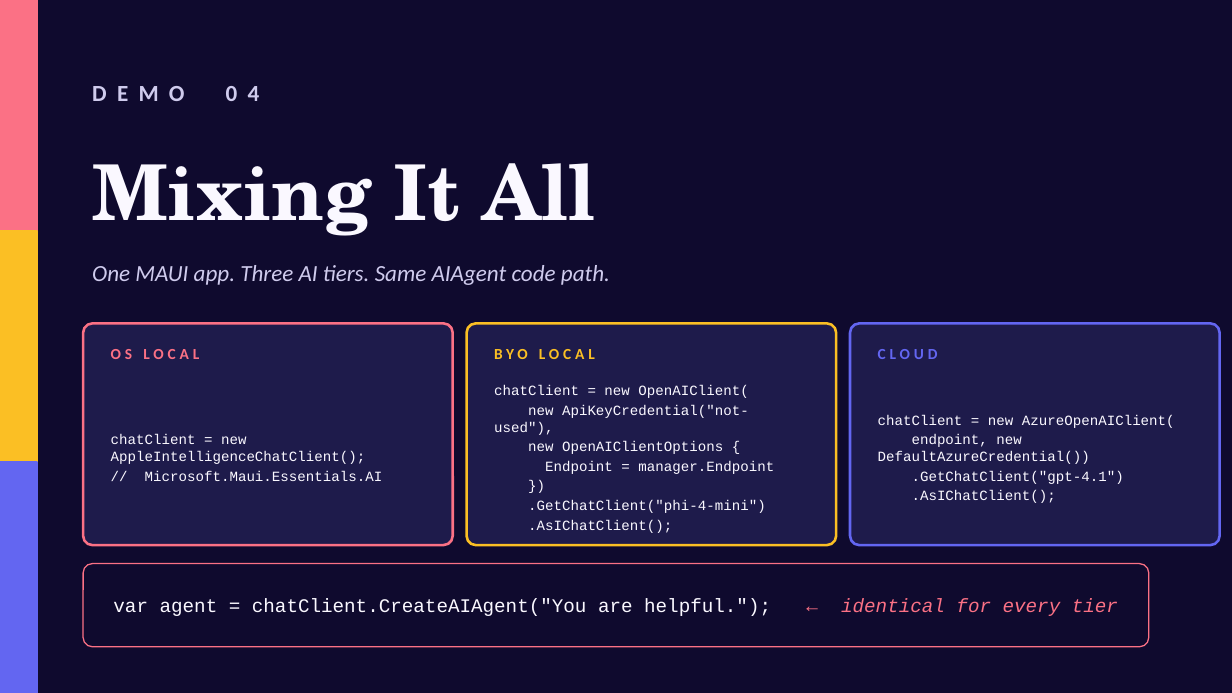
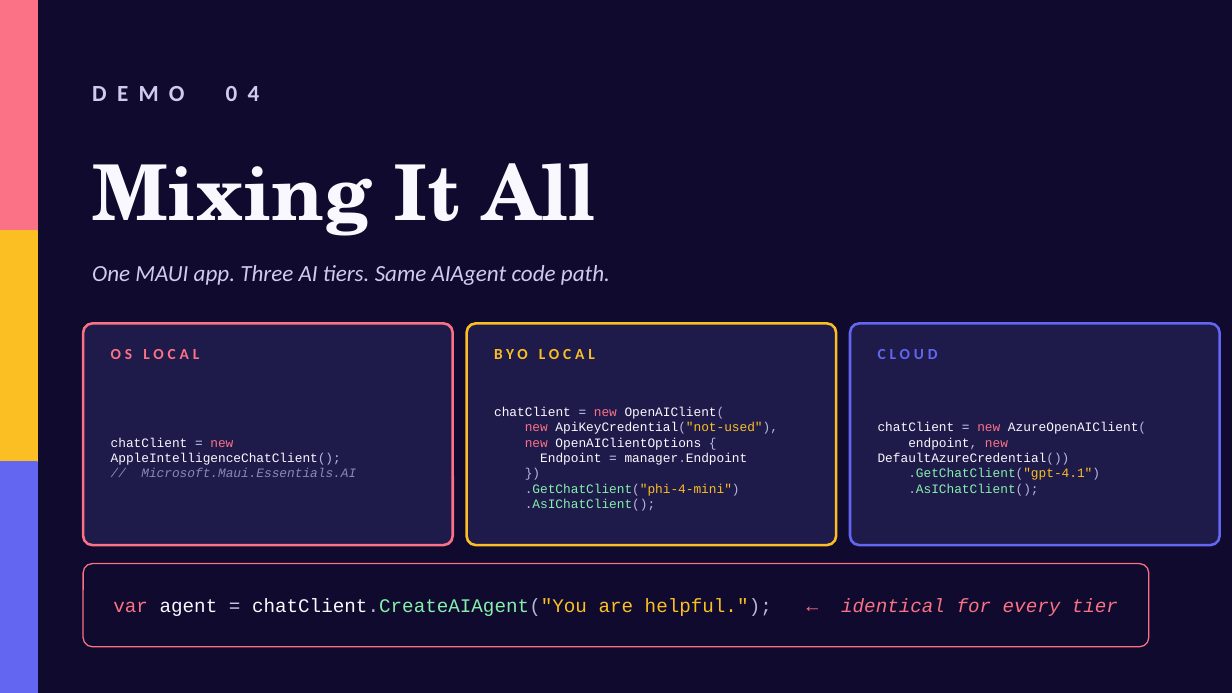
Before and after one commit to mattleibow/cptmsdug-local-cloud-agent-framework, a slide deck: slide 12 of slides/Unifying-Local-Cloud-AI.pptx (slide 11 before the commit). Drawn at 1232x693 pixels with LibreOffice and Linux fonts; fonts in the diff are those of the drawing. Boxes give left, top, right and bottom in pixels: in the first picture for what was removed or moved away, otherwise in the second. Text is boxed around its words. In the diff, an @@ line names an element or a change of style, - is before the commit and + after.

```diff
--- a/slides/Unifying-Local-Cloud-AI.pptx
+++ b/slides/Unifying-Local-Cloud-AI.pptx
@@ text "chatClient = new AppleIntelligenceChatClient();" at <box>111,437,356,477</box>: size 11 to 10 pt; text colour #FAF8FF to #CFCBED in "="; text colour #FAF8FF to #FB7185 in "new"; text colour #FAF8FF to #B8B5D9 in "AppleIntelligenceChatClient();"; text colour #FAF8FF to #8B88B5, italic on in "// Microsoft.Maui.Essentials.AI"; less space between paragraphs @@
@@ text "chatClient = new OpenAIClient(" at <box>494,407,778,511</box>: size 11 to 10 pt; text colour #FAF8FF to #CFCBED in "=", "="; text colour #FAF8FF to #FB7185 in "new", "new", "new"; text colour #FAF8FF to #B8B5D9 in "OpenAIClient(", "ApiKeyCredential("not-used"),", "{", "manager.Endpoint" and 3 more places; text colour #FAF8FF to #FBBF24 in "ApiKeyCredential("not-used"),", ".GetChatClient("phi-4-mini")"; text colour #FAF8FF to #86EFAC in ".GetChatClient("phi-4-mini")", ".AsIChatClient();"; less space between paragraphs @@
@@ text "chatClient = new AzureOpenAIClient(" at <box>878,422,1146,496</box>: size 11 to 10 pt; text colour #FAF8FF to #CFCBED in "="; text colour #FAF8FF to #FB7185 in "new", "new"; text colour #FAF8FF to #B8B5D9 in "AzureOpenAIClient(", "endpoint, DefaultAzureCredential())", ".GetChatClient("gpt-4.1")", ".AsIChatClient();"; text colour #FAF8FF to #86EFAC in ".GetChatClient("gpt-4.1")", ".AsIChatClient();"; text colour #FAF8FF to #FBBF24 in ".GetChatClient("gpt-4.1")"; less space between paragraphs @@
@@ text "var agent = chatClient.CreateAIAgent("You are ..." at <box>113,599,1118,616</box>: text colour #FAF8FF to #FB7185 in "var"; text colour #FAF8FF to #CFCBED in "="; text colour #FAF8FF to #B8B5D9 in "chatClient.CreateAIAgent("You helpful.");"; text colour #FAF8FF to #86EFAC in "chatClient.CreateAIAgent("You"; text colour #FAF8FF to #FBBF24 in "chatClient.CreateAIAgent("You are helpful.");" @@
```
Also in this commit, not shown: 10 other slides changed, 1 slide added, 3 other files.
